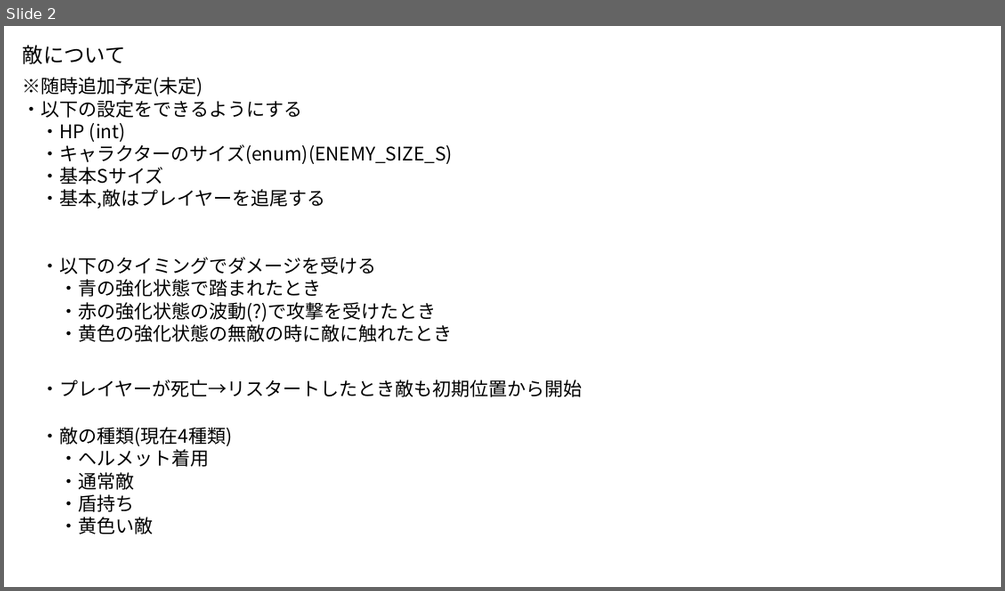
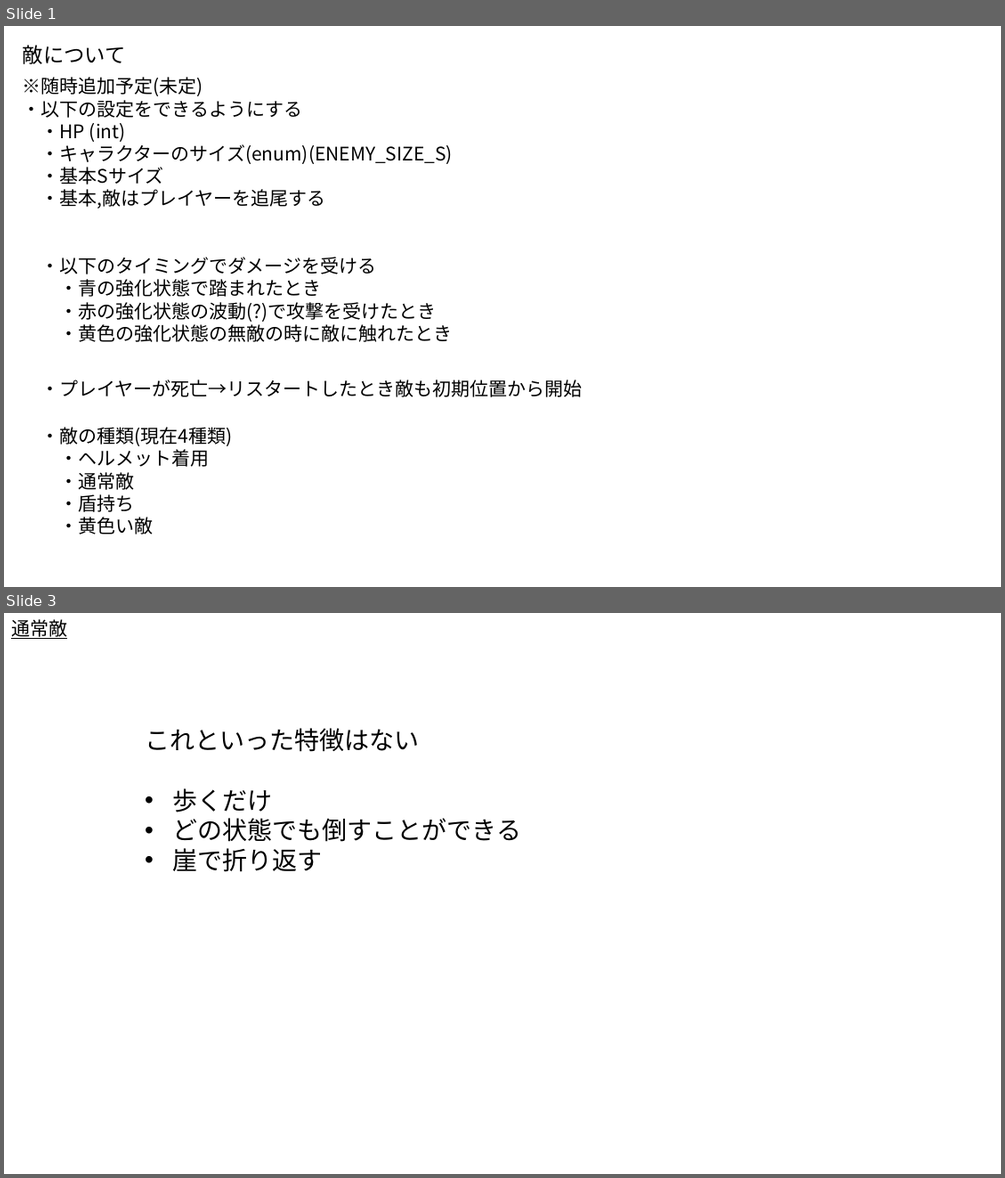
Before and after one commit to Akiyoshi-2/GameProbuctionPractice1, a slide deck: 仕様書/敵.pptx. Shown one above the other, each under a label of ours: slide 2 before the commit, slides 1 and 3 after it; the slides between them are not shown. The pictures are 1005x591 and 1005x1178 pixels, drawn with LibreOffice and Linux fonts; fonts in the diff are those of the drawing. Boxes give left, top, right and bottom in pixels: in the first picture for what was removed or moved away, otherwise in the second. Text is boxed around its words. In the diff, an @@ line names an element or a change of style, - is before the commit and + after.

```diff
--- a/仕様書/敵.pptx
+++ b/仕様書/敵.pptx
@@ slide 3 added at (x1=4, y1=613, x2=1001, y2=1174), background #FFFFFF @@
@@ text added at (x1=11, y1=619, x2=67, y2=639), 18 pt, text #000000, underline @@
+通常敵
@@ text added at (x1=145, y1=728, x2=521, y2=872), 24 pt, text #000000 @@
+これといった特徴はない
+• 歩くだけ
+• どの状態でも倒すことができる
+• 崖で折り返す
@@ what was slide 2 is now slide 1 @@
```
Also in this commit, not shown: 4 other slides added, 5 slides removed.
